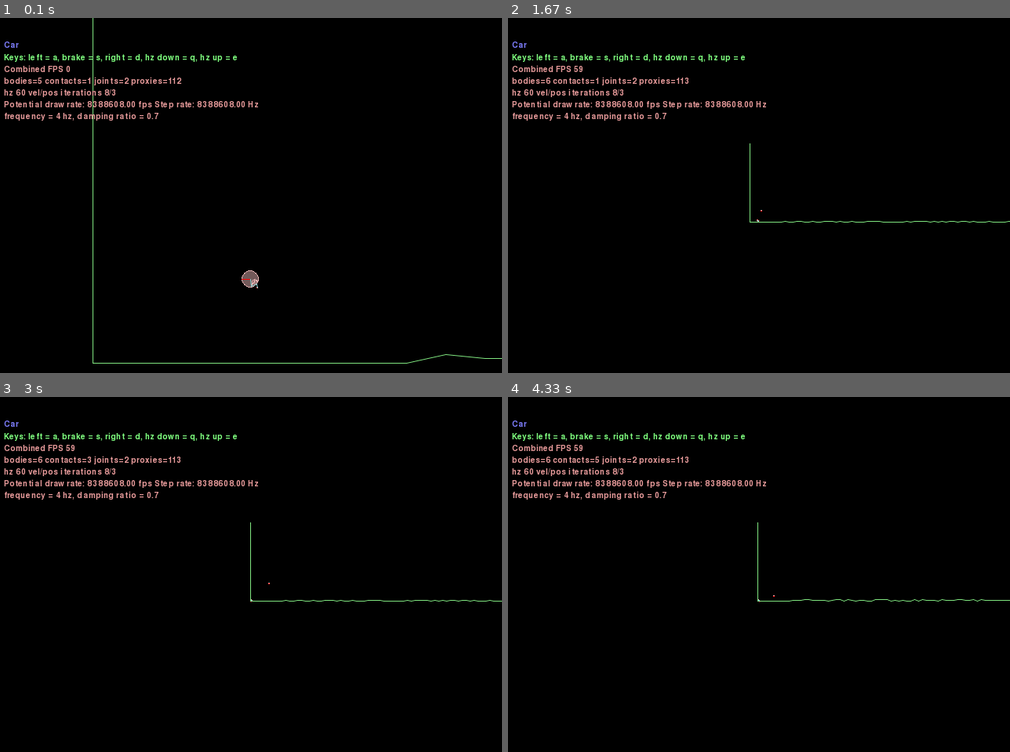
Above: before the commit, frames 1-4 (two rows, left to right).
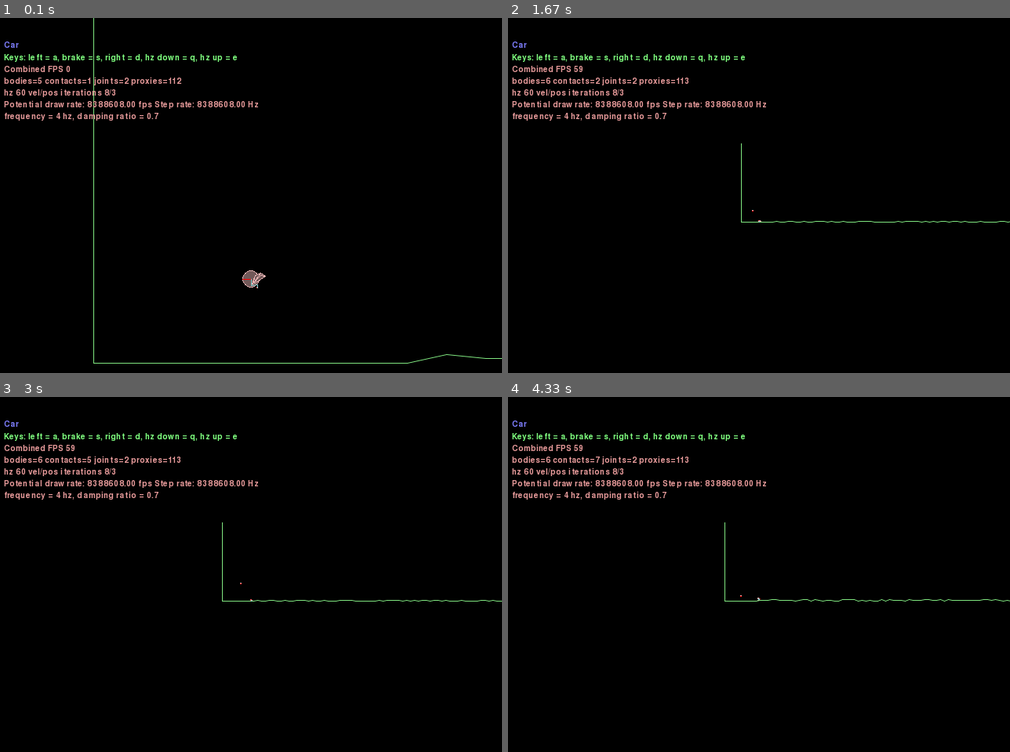
Above: after the commit, the same moments.

Repository: barteeek/2d_cars_evolution
Game: pygame game, started from main_vis.py
Two runs of this game, one before a commit and one after it. Both use one fixed random seed, a clock stepped at 60 frames per second and the inputs below.
Inputs (mouse positions are in pixels of both pictures, inside the frame that each line leads up to):
- Up to frame 1 (0.1 s): no input
- Up to frame 2 (1.67 s): hold Right 0.33-0.8 s; move the mouse to (738, 223) at 0.37 s; hold Up 0.83-1.13 s; move the mouse to (759, 231) at 0.87 s; tap Space at 0.9, 1.23, 1.53 s; tap Z at 0.98 s; hold Right 1.17-1.63 s; move the mouse to (638, 209) at 1.2 s; tap Home at 1.32 s
- Up to frame 3 (3 s): hold Left 1.67-2.2 s; move the mouse to (301, 666) at 1.7 s; tap Space at 1.73, 2.03, 2.3, 2.63, 2.93 s; hold Down 2.23-2.53 s; move the mouse to (95, 673) at 2.27 s; tap Z at 2.38 s; hold Left 2.57-2.97 s; move the mouse to (436, 716) at 2.6 s; tap Home at 2.72 s
- Up to frame 4 (4.33 s): hold Up 3-3.37 s; move the mouse to (819, 617) at 3.03 s; tap Space at 3.07, 3.47, 3.77, 4.13 s; hold Right 3.4-4.03 s; move the mouse to (769, 457) at 3.43 s; tap Z at 3.55 s; hold Down from 4.07 s (still down); move the mouse to (638, 510) at 4.1 s; tap Home at 4.22 s

The runs differ from the first frame. In frame 1, 0.4% of the frame differs, in the area x 18-89%, y 0-98%; in frame 2, 0.3%; in frame 3, 0.3%; in frame 4, 0.3%.

Commit message:
cars are bigger now

Diff:
--- a/evo/world_entities.py
+++ b/evo/world_entities.py
@@ -129,7 +129,7 @@
 
     def random(self):
         self.damping_ratio = np.random.rand(1)
-        self.body_vectors = np.random.rand(6,2)
+        self.body_vectors = np.random.rand(6,2) * 2
         self.wheels = [WheelRepresentation([random(), random()], random(), random()) for _ in range(2)]
         self.body_vec_num = self.body_vectors.shape[0]
 
@@ -150,8 +150,9 @@
 
 
 class Terrain:
-    def __init__(self, length):
+    def __init__(self, length, friction):
         self.sticks = np.random.rand(length)
+        self.friction = friction
         self.flat_width = 20
 
     def put_to_world(self, world):
@@ -162,7 +163,7 @@
         ground.CreateEdgeFixture(
             vertices=[(-self.flat_width, 0), (-self.flat_width, 100)],
             density=0,
-            friction=0.6,
+            friction=self.friction,
         )
 
         x, y1, dx = 20, 0, 5
@@ -171,7 +172,7 @@
             ground.CreateEdgeFixture(
                 vertices=[(x, y1), (x + dx, y2)],
                 density=0,
-                friction=0.6,
+                friction=self.friction,
             )
             y1 = y2
             x += dx
@@ -180,14 +181,14 @@
         ground.CreateEdgeFixture(
             vertices=[(x, y1), (x + self.flat_width, y1)],
             density=0,
-            friction=0.6,
+            friction=self.friction,
         )
 
         x += self.flat_width
         ground.CreateEdgeFixture(
             vertices=[(x, y1), (x, 100)],
             density=0,
-            friction=0.6,
+            friction=self.friction,
         )
 
         return (route_end, route_end + self.flat_width)
--- a/visualization/playground.py
+++ b/visualization/playground.py
@@ -14,7 +14,7 @@
     def __init__(self):
         super(Playground, self).__init__()
 
-        terrain = Terrain(100)
+        terrain = Terrain(100, 2.)
 
         # create some terrain
         terrain.put_to_world(self.world)
